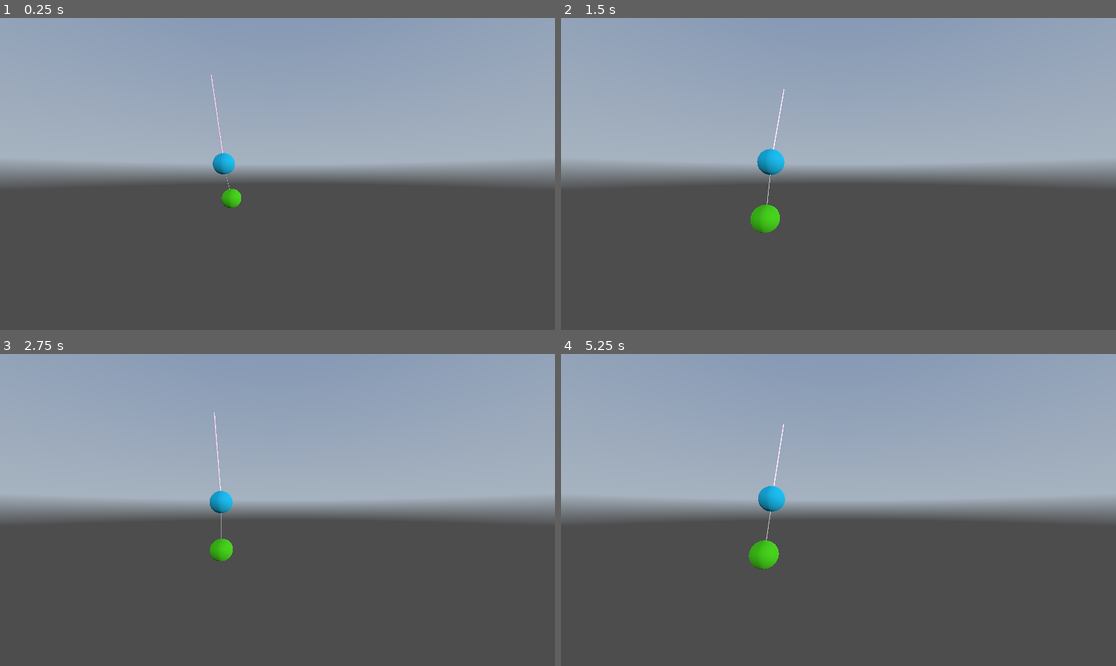
Above: before the commit, frames 1-4 (two rows, left to right).
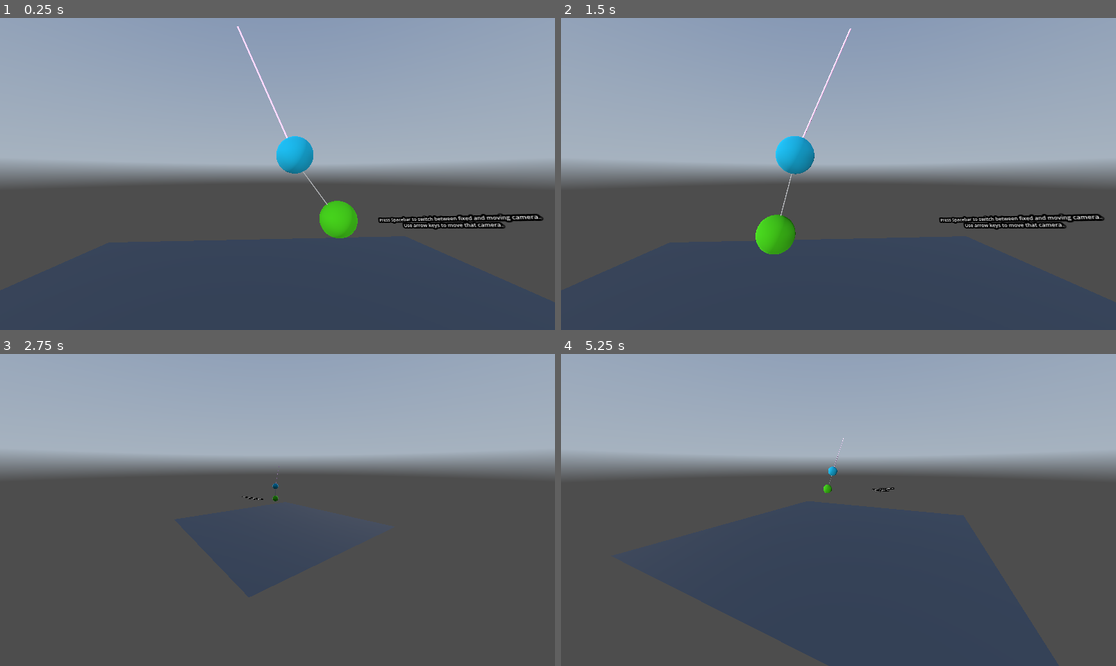
Above: after the commit, the same moments.

Repository: Jannat123665/Group1_Assignment-3
Game: Godot game, scene res://DoublePendulum3D.tscn
Two runs of this game, one before a commit and one after it. Both use one fixed random seed, a clock stepped at 60 frames per second and the inputs below. A sky picture missing from this copy of the repository is replaced by a grey-blue gradient.
Inputs:
- Up to frame 1 (0.25 s): no input
- Up to frame 2 (1.5 s): hold Right (Right, bound only after the commit) 0.53-1.28 s; hold Space (Switch, bound only after the commit) 0.53-1.28 s; hold Down (Down, bound only after the commit) from 1.28 s (still down); tap Space (Switch, bound only after the commit) at 1.35 s
- Up to frame 3 (2.75 s): release Down (Down, bound only after the commit) at 2.03 s; hold Right (Right, bound only after the commit) from 2.03 s (still down); hold Space (Switch, bound only after the commit) from 2.03 s (still down)
- Up to frame 4 (5.25 s): release Right (Right, bound only after the commit) at 2.78 s; release Space (Switch, bound only after the commit) at 2.78 s; hold Up (Up, bound only after the commit) 2.78-3.53 s; tap Space (Switch, bound only after the commit) at 2.85, 4.35 s; hold Space (Switch, bound only after the commit) 3.53-4.28 s; hold Left (Left, bound only after the commit) 3.53-5.03 s; hold Down (Down, bound only after the commit) from 5.03 s (still down); hold Space (Switch, bound only after the commit) from 5.03 s (still down)

The runs differ from the first frame. In frame 1, 2.7% of the frame differs, in the area x 37-98%, y 2-71%; in frame 2, 2.8%; in frame 3, 19%; in frame 4, 25%, in the area x 0-100%, y 22-100%.

Commit message:
Cameras + camera control
Added moving camera based on user input. and camera control to switch between 2 cameras based on user input

Diff:
--- a/doublependulum/DoublePendulum3D.tscn
+++ b/doublependulum/DoublePendulum3D.tscn
@@ -1,7 +1,9 @@
-[gd_scene load_steps=16 format=3 uid="uid://dtjel0b6hp2pa"]
+[gd_scene load_steps=20 format=3 uid="uid://dtjel0b6hp2pa"]
 
 [ext_resource type="Script" path="res://double_pendulum_3d.gd" id="1_ssp5r"]
 [ext_resource type="Texture2D" uid="uid://cp3ox54kxp7ny" path="res://vintage_measuring_lab_4k.exr" id="2_d2kf7"]
+[ext_resource type="Script" path="res://moving_cam.gd" id="3_53nmh"]
+[ext_resource type="Script" path="res://camera_select.gd" id="3_ujkjq"]
 
 [sub_resource type="StandardMaterial3D" id="StandardMaterial3D_nialq"]
 albedo_color = Color(0.956148, 0.727423, 0.925723, 1)
@@ -43,6 +45,15 @@
 background_mode = 2
 sky = SubResource("Sky_haybp")
 
+[sub_resource type="StandardMaterial3D" id="StandardMaterial3D_uyomd"]
+render_priority = 3
+transparency = 1
+albedo_color = Color(0.192681, 0.286935, 0.414486, 0.662745)
+metallic = 0.43
+
+[sub_resource type="PlaneMesh" id="PlaneMesh_dbty3"]
+material = SubResource("StandardMaterial3D_uyomd")
+
 [node name="DoublePendulum3d" type="Node3D"]
 script = ExtResource("1_ssp5r")
 
@@ -68,9 +79,6 @@
 transform = Transform3D(1, 0, 0, 0, 1, 0, 0, 0, 1, 0, 0.00463247, 0)
 node_a = NodePath("..")
 node_b = NodePath("../../../Arm2/String2")
-
-[node name="Camera3D" type="Camera3D" parent="."]
-transform = Transform3D(0.0718628, 0, -0.997415, 0, 1, 0, 0.997415, 0, 0.0718628, -2.95006, 2.14799, 1.10596)
 
 [node name="DirectionalLight3D" type="DirectionalLight3D" parent="."]
 transform = Transform3D(1, 0, 0, 0, 1, 0, 0, 0, 1, 0, 0.571424, 4.32495)
@@ -105,3 +113,31 @@
 
 [node name="DirectionalLight3D2" type="DirectionalLight3D" parent="."]
 transform = Transform3D(0.340423, 0.403167, -0.849452, 0.0532692, 0.89369, 0.445511, 0.938762, -0.196912, 0.282757, -6.76325, 5.34435, 1.84863)
+
+[node name="Ufo" type="CharacterBody3D" parent="."]
+
+[node name="CameraSelect" type="Node3D" parent="."]
+transform = Transform3D(0.986115, 0, 0.166063, 0, 1, 0, -0.166063, 0, 0.986115, 1.58501, 2.15531, 1.35115)
+script = ExtResource("3_ujkjq")
+
+[node name="StaticCam" type="Camera3D" parent="CameraSelect"]
+transform = Transform3D(0.973046, 0, -0.23061, 0, 1, 0, 0.23061, 0, 0.973046, -1.65393, -0.0194352, 0.28144)
+
+[node name="Label3D" type="Label3D" parent="CameraSelect/StaticCam"]
+transform = Transform3D(0.826974, -0.0155689, -0.562028, 0.145195, 0.971623, 0.186726, 0.543172, -0.23602, 0.805768, 1.61363, -0.455184, -1.92684)
+text = "Press Spacebar to switch between fixed and moving camera.
+Use arrow keys to move that camera."
+font_size = 8
+autowrap_mode = 2
+
+[node name="MovingCam" type="Camera3D" parent="CameraSelect"]
+transform = Transform3D(0.869831, 0, 0.49335, 0, 1, 0, -0.49335, 0, 0.869831, 2.59346, -0.0287998, 2.48497)
+current = true
+fov = 78.75
+script = ExtResource("3_53nmh")
+
+[node name="MeshInstance3D" type="MeshInstance3D" parent="."]
+transform = Transform3D(5, 0, 5.96046e-08, 0, 5, 0, -5.96046e-08, 0, 5, -1.19209e-07, -0.0739756, 0)
+extra_cull_margin = 314.08
+custom_aabb = AABB(5, 0, 0, 5, 0, 0)
+mesh = SubResource("PlaneMesh_dbty3")
--- /dev/null
+++ b/doublependulum/camera_select.gd
@@ -0,0 +1,35 @@
+extends Node3D
+var fixed: Camera3D
+var dynamic: Camera3D
+var current: Camera3D
+
+
+# Called when the node enters the scene tree for the first time.
+func _ready() -> void:
+	fixed = $StaticCam
+	dynamic = $MovingCam
+
+	current = fixed
+	fixed.current = true
+	dynamic.current = false
+	pass # Replace with function body.
+
+func _input(event):
+	if event.is_action_pressed("Switch"):
+		selectCam()
+
+func selectCam():
+	if current == fixed:
+		current = dynamic
+		fixed.current = false
+		dynamic.current = true
+	else:
+		current = fixed
+		fixed.current = true
+		dynamic.current = false
+
+
+
+# Called every frame. 'delta' is the elapsed time since the previous frame.
+func _process(delta: float) -> void:
+	pass
--- /dev/null
+++ b/doublependulum/moving_cam.gd
@@ -0,0 +1,31 @@
+extends Camera3D
+var speed:float = 8.0
+
+# Called when the node enters the scene tree for the first time.
+func _ready() -> void:
+	pass # Replace with function body.
+
+
+
+# Called every frame. 'delta' is the elapsed time since the previous frame.
+func _process(delta: float) -> void:
+	var userInput = Vector3.ZERO
+
+	if Input.is_action_pressed("Up"):
+		userInput.z -= 1
+
+	elif Input.is_action_pressed("Down"):
+		userInput.z += 1
+
+	elif Input.is_action_pressed("Left"):
+		userInput.x -= 1
+
+	elif Input.is_action_pressed("Right"):
+		userInput.x += 1
+
+	userInput = userInput.normalized() * speed * delta
+
+	global_transform.origin += global_transform.basis * userInput
+
+	look_at(Vector3(0.001,0.769,0))
+	pass
--- a/doublependulum/project.godot
+++ b/doublependulum/project.godot
@@ -13,3 +13,31 @@
 config/name="MovingGlider"
 run/main_scene="res://DoublePendulum3D.tscn"
 config/features=PackedStringArray("4.3", "Forward Plus")
+
+[input]
+
+Up={
+"deadzone": 0.5,
+"events": [Object(InputEventKey,"resource_local_to_scene":false,"resource_name":"","device":0,"window_id":0,"alt_pressed":false,"shift_pressed":false,"ctrl_pressed":false,"meta_pressed":false,"pressed":false,"keycode":0,"physical_keycode":4194320,"key_label":0,"unicode":0,"location":0,"echo":false,"script":null)
+]
+}
+Down={
+"deadzone": 0.5,
+"events": [Object(InputEventKey,"resource_local_to_scene":false,"resource_name":"","device":0,"window_id":0,"alt_pressed":false,"shift_pressed":false,"ctrl_pressed":false,"meta_pressed":false,"pressed":false,"keycode":0,"physical_keycode":4194322,"key_label":0,"unicode":0,"location":0,"echo":false,"script":null)
+]
+}
+Left={
+"deadzone": 0.5,
+"events": [Object(InputEventKey,"resource_local_to_scene":false,"resource_name":"","device":0,"window_id":0,"alt_pressed":false,"shift_pressed":false,"ctrl_pressed":false,"meta_pressed":false,"pressed":false,"keycode":0,"physical_keycode":4194319,"key_label":0,"unicode":0,"location":0,"echo":false,"script":null)
+]
+}
+Right={
+"deadzone": 0.5,
+"events": [Object(InputEventKey,"resource_local_to_scene":false,"resource_name":"","device":0,"window_id":0,"alt_pressed":false,"shift_pressed":false,"ctrl_pressed":false,"meta_pressed":false,"pressed":false,"keycode":0,"physical_keycode":4194321,"key_label":0,"unicode":0,"location":0,"echo":false,"script":null)
+]
+}
+Switch={
+"deadzone": 0.5,
+"events": [Object(InputEventKey,"resource_local_to_scene":false,"resource_name":"","device":-1,"window_id":0,"alt_pressed":false,"shift_pressed":false,"ctrl_pressed":false,"meta_pressed":false,"pressed":false,"keycode":0,"physical_keycode":32,"key_label":0,"unicode":32,"location":0,"echo":false,"script":null)
+]
+}
